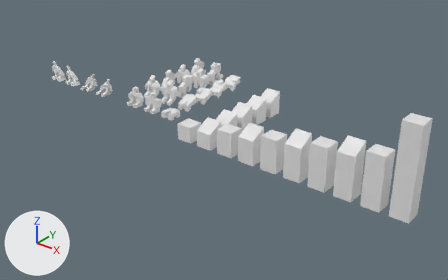
What one commit did to the Blender file blends/models.blend.
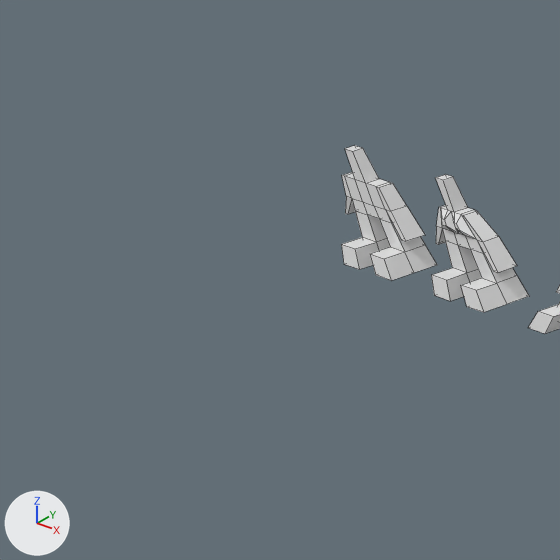
There are two pictures of each version: one whole from a camera (50 mm lens) standing at (48.0, -49.7, 30.2) and looking at (4.4, 4.7, -3.5), one close up on the part from 0% to 19% of the width and 14% to 44% of the height. The axes (+X, +Y, +Z) are drawn at lower left. The lights are the same throughout. The close-ups show mesh edges as thin lines.

In view in the first close-up: 'C1_PET_R', 'C2_PET_R'.
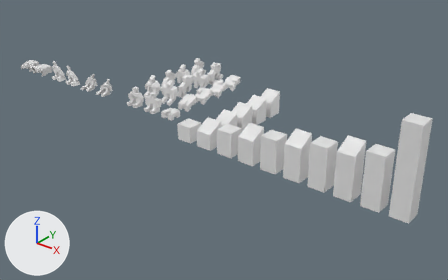
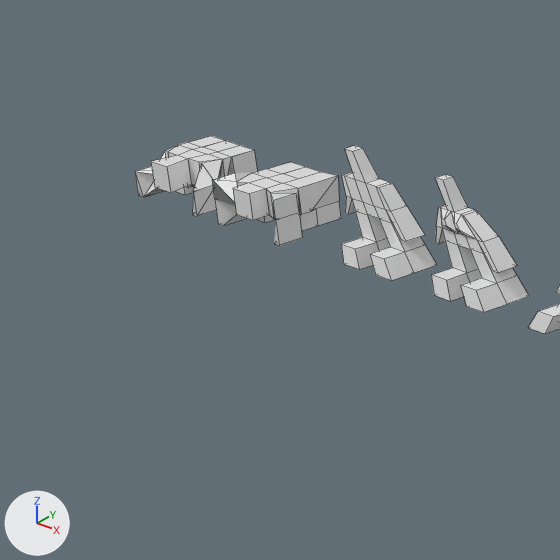
Boxes (x1, y1, x2, y2) around the edits, measured in the close-ups (560 x 560 px):
'C1_PRONE', added
    after: (212, 162, 341, 245)
'C2_PRONE', added
    after: (135, 136, 257, 216)

The change in detail:
Mesh me_cube_040 is new.
It has 82 vertices, 95 faces and spans x -1.07..1.07, y -1.52..0.4, z -0.02..0.96.
It uses material mat_material_007 (white #e7e7e7).
Mesh me_cube_039 is new.
It has 68 vertices, 68 faces and spans x -1.0..1.15, y -1.52..0.41, z -0.01..1.0.
It uses material mat_material_006 (white #e7e7e7).
Object 'C2_PRONE' (ob_c2_prone) is new; it shows me_cube_040.
Its location is (-27.9, 0.57, 0.0).
Object 'C1_PRONE' (ob_c1_prone) is new; it shows me_cube_039.
Its location is (-25.0, 0.56, 0.0).
